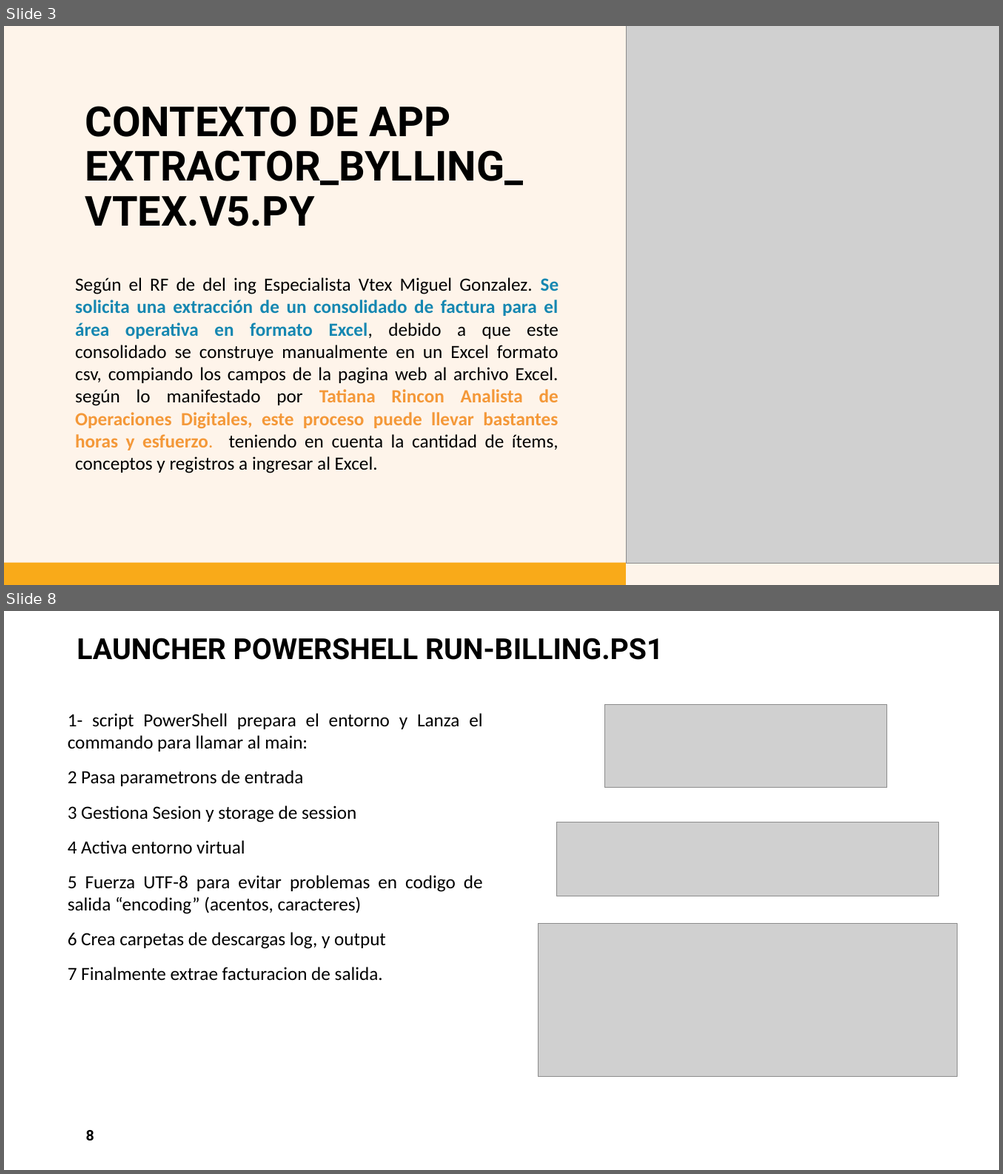
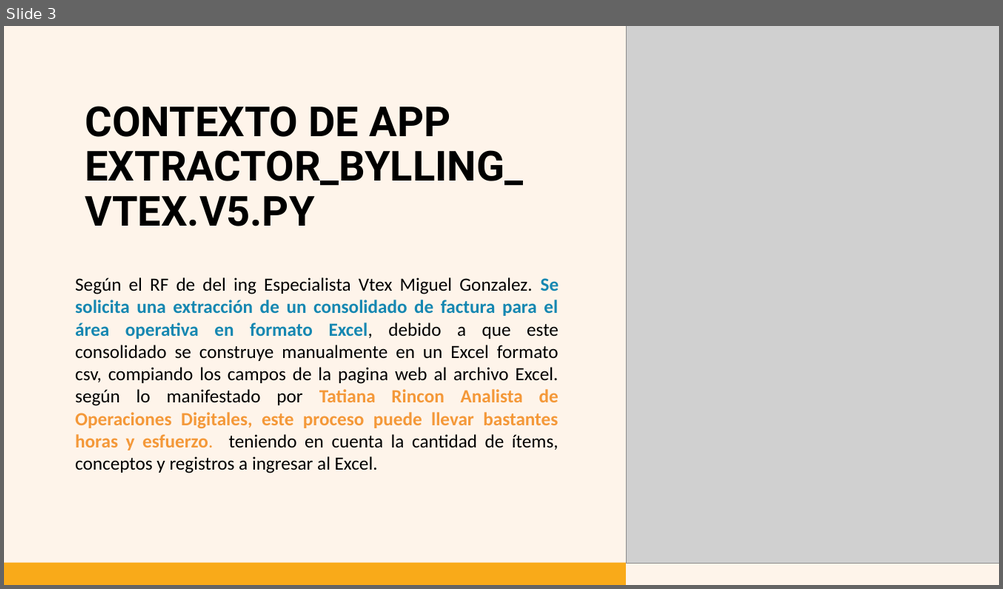
Before and after one commit to necroweb/APP_SERVICIO_EXTRACCION_BYLLING_VTEX_V5.0, a slide deck: Extractor_bylling_vtex.pptm. Shown one above the other, each under a label of ours: slides 3 and 8 before the commit, slide 3 after it; the slides between them are not shown. The pictures are 1003x1174 and 1003x589 pixels, drawn with LibreOffice and Linux fonts; fonts in the diff are those of the drawing; grey boxes stand for pictures. Boxes give left, top, right and bottom in pixels: in the first picture for what was removed or moved away, otherwise in the second. Text is boxed around its words. In the diff, an @@ line names an element or a change of style, - is before the commit and + after.

```diff
--- a/Extractor_bylling_vtex.pptm
+++ b/Extractor_bylling_vtex.pptm
@@ slide 8 removed at (x1=4, y1=611, x2=999, y2=1170), background #FFFFFF @@
@@ title removed at (x1=77, y1=638, x2=663, y2=660) @@
-LAUNCHER POWERSHELL RUN-BILLING.PS1
@@ text removed at (x1=68, y1=713, x2=483, y2=981) @@
-1- script PowerShell prepara el entorno y Lanza el commando para llamar al main:
-2 Pasa parametrons de entrada
-3 Gestiona Sesion y storage de session
-4 Activa entorno virtual
-5 Fuerza UTF-8 para evitar problemas en codigo de salida “encoding” (acentos, caracteres)
-6 Crea carpetas de descargas log, y output
-7 Finalmente extrae facturacion de salida.
@@ picture removed at (x1=605, y1=704, x2=887, y2=787) @@
@@ picture removed at (x1=557, y1=822, x2=938, y2=897) @@
@@ picture removed at (x1=538, y1=923, x2=957, y2=1076) @@
@@ page number removed at (x1=86, y1=1130, x2=94, y2=1142) @@
-8
```
Also in this commit, not shown: 5 slides changed, 1 slide added, 1 other slide removed, 10 other files.
